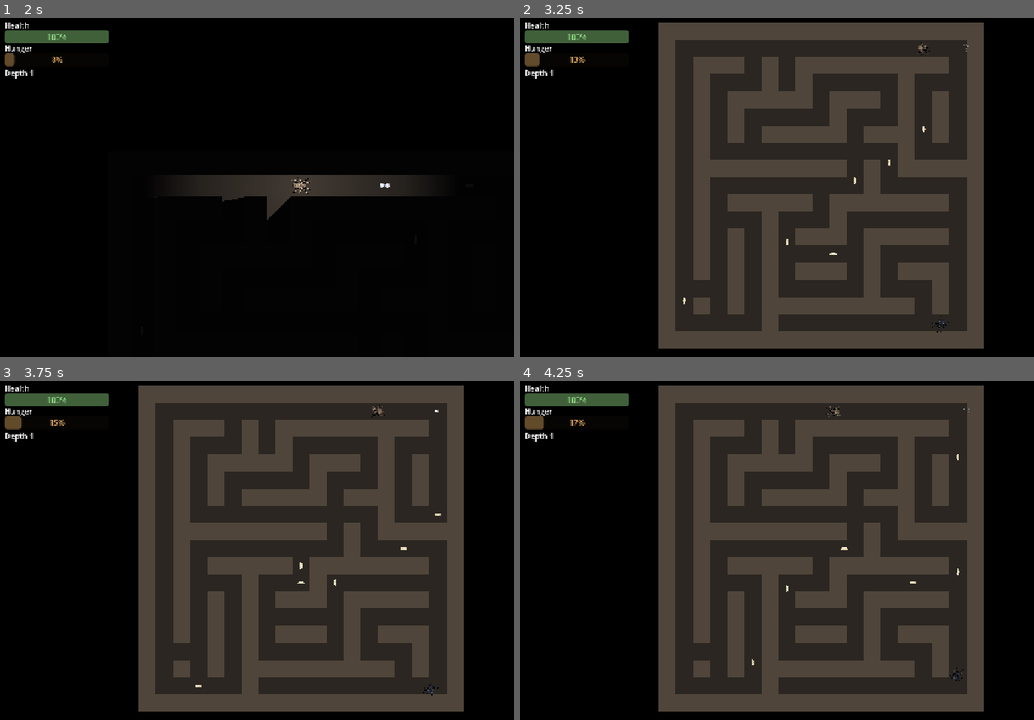
Above: before the commit, frames 1-4 (two rows, left to right).
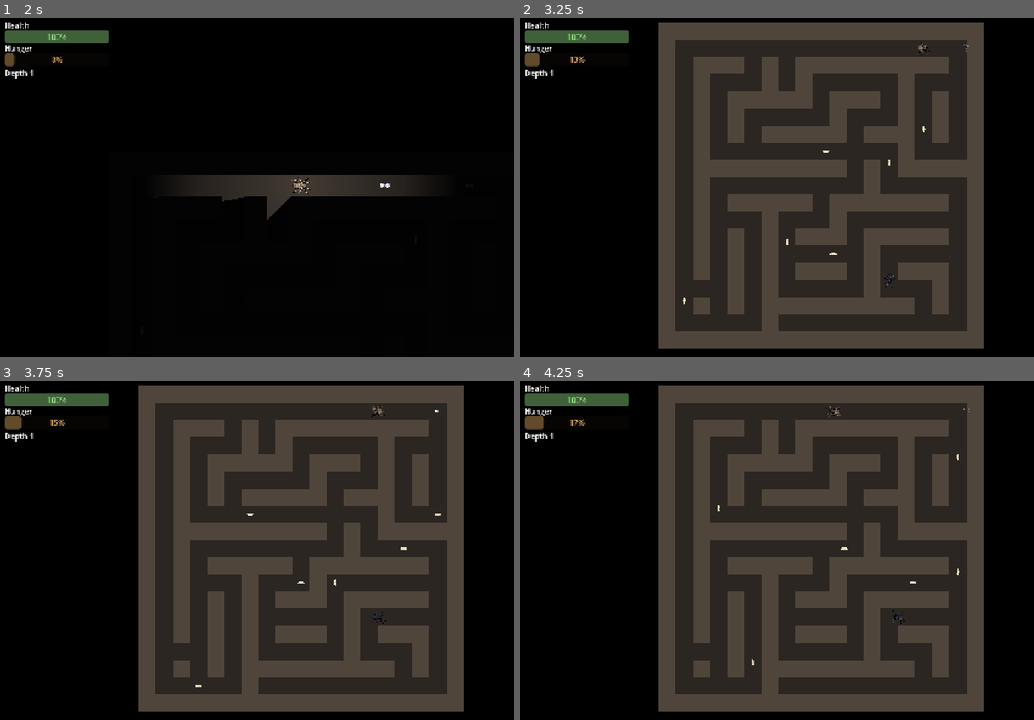
Above: after the commit, the same moments.

Repository: ehix/burrow
Game: Godot game, scene res://world/world.tscn
Same seed, same stepped clock (60 frames per second), same inputs: the game is played once before the commit and once after it.
Inputs (mouse positions are in pixels of both pictures, inside the frame that each line leads up to):
- Up to frame 1 (2 s): tap Enter at 0.5 s; move the mouse to (436, 167) at 0.52 s; hold D (move_right) 0.53-1.25 s; hold Space (fire) 0.53-1.25 s; click (436, 167) at 0.67 s; drag from (179, 201) to (323, 184) at 1.27 s
- Up to frame 2 (3.25 s): move the mouse to (879, 109) at 2.02 s; hold D (move_right) 2.03-2.75 s; hold L (toggle_darkness) 2.03-2.75 s; drag from (792, 255) to (941, 319) at 2.77 s
- Up to frame 3 (3.75 s): tap Space (fire) at 3.5 s; move the mouse to (483, 601) at 3.52 s; hold A (move_left) from 3.53 s (still down); tap Alt at 3.6 s
- Up to frame 4 (4.25 s): keep holding A (move_left)

Frame 1 is identical in both runs. In frame 2, less than 0.1% of the frame differs, in the area x 58-84%, y 39-93%; in frame 3, less than 0.1%; in frame 4, less than 0.1%, in the area x 38-87%, y 36-89%.

Commit message:
Enemy paths on the grid; drop the navmesh
Co-Authored-By: Claude Opus 4.8 <noreply@anthropic.com>
Claude-Session: https://claude.ai/code/session_014WhKpuzmfoxFtBrc5icJUK

Diff:
--- a/entities/enemy/enemy.gd
+++ b/entities/enemy/enemy.gd
@@ -1,12 +1,10 @@
 class_name Enemy
 extends CharacterBody2D
-## The rival spider. A data-driven EnemyType sets its base stats; depth scales
-## them. An enum FSM drives behaviour — patrol / seek_food / chase / flee —
-## pathing over the level's baked navigation. It hungers like the player and can
-## therefore be starved out, not just killed.
-##
-## Transitions are re-evaluated each physics frame from health, hunger, and
-## whether it can see the player; per-state behaviour then acts on that.
+## The rival spider. A data-driven EnemyType sets base stats; depth scales them.
+## An enum FSM drives behaviour — patrol / seek_food / chase / flee — stepping
+## on the maze grid via GridMover. Chase and food-seeking path with the level's
+## AStarGrid2D; patrol and flee step greedily. It hungers like the player, eats
+## larvae by contact, and can be starved out as well as killed.
 
 enum State { PATROL, SEEK_FOOD, CHASE, FLEE }
 
@@ -18,22 +16,32 @@
 @export var flee_health_fraction: float = 0.3
 @export var hungry_fraction: float = 0.6
 @export var repath_interval: float = 0.35
-@export var arrive_distance: float = 12.0
+## Distance at which the enemy eats a larva by contact.
+@export var eat_range: float = 30.0
+## Hunger removed by eating one larva.
+@export var eat_satiation: float = 40.0
 
 @onready var health: HealthComponent = $HealthComponent
 @onready var hunger: HungerComponent = $HungerComponent
-@onready var agent: NavigationAgent2D = $NavigationAgent2D
 @onready var web_emitter: WebEmitter = $WebEmitter
 @onready var trap_placer: TrapPlacer = $TrapPlacer
+@onready var _mover: GridMover = $GridMover
 @onready var facing_visual: Node2D = get_node_or_null("Sprite")
 
 var state: State = State.PATROL
-var move_speed: float = 85.0
 
 var _player: Node2D
+var _level: Node
 var _repath_left := 0.0
 var _facing := Vector2.RIGHT
 var _dead := false
+var _path: Array[Vector2i] = []
+var _path_i := 0
+
+
+## Level calls this right after instancing so the enemy can path on the grid.
+func bind_level(level: Node) -> void:
+	_level = level
 
 
 func _ready() -> void:
@@ -42,18 +50,15 @@
 	_apply_type()
 	health.died.connect(_on_died)
 	_player = get_tree().get_first_node_in_group("player") as Node2D
-	call_deferred("_choose_patrol_target")
 
 
 func _apply_type() -> void:
 	var depth_mult := GameState.depth_scale()
 	if enemy_type != null:
 		health.max_health = enemy_type.max_health * depth_mult
-		move_speed = enemy_type.move_speed * depth_mult
 		hunger.hunger_rate = enemy_type.hunger_rate * depth_mult
 	else:
 		health.max_health *= depth_mult
-		move_speed *= depth_mult
 	health.current_health = health.max_health
 
 
@@ -76,8 +81,6 @@
 		State.PATROL:
 			_do_patrol()
 
-	_advance_along_path()
-
 
 func _update_state() -> void:
 	var next := state
@@ -92,7 +95,8 @@
 
 	if next != state:
 		state = next
-		_repath_left = 0.0 # force an immediate repath on transition
+		_repath_left = 0.0
+		_path = []
 
 
 # --- per-state behaviour ------------------------------------------------------
@@ -101,64 +105,115 @@
 	if _player == null:
 		return
 	if _repath_left <= 0.0:
-		agent.target_position = _player.global_position
+		_set_path_to(_tile_of(_player.global_position))
 		_repath_left = repath_interval
+	_follow_path()
 	var to_player := _player.global_position - global_position
 	if to_player.length() <= attack_range and _has_line_of_sight(_player.global_position):
 		web_emitter.fire(global_position, to_player, self)
 
 
-func _do_flee() -> void:
-	if _repath_left <= 0.0:
-		var away := (global_position - _player.global_position).normalized() if _player != null else Vector2.RIGHT
-		if away == Vector2.ZERO:
-			away = Vector2.RIGHT
-		agent.target_position = global_position + away * 220.0
-		_repath_left = repath_interval
-
-
 func _do_seek_food() -> void:
 	var larva := _nearest_in_group("larvae")
+	if larva == null:
+		_do_patrol()
+		return
+	if global_position.distance_to(larva.global_position) <= eat_range:
+		_eat_larva(larva)
+		return
 	if _repath_left <= 0.0:
-		if larva != null:
-			agent.target_position = larva.global_position
-		else:
-			_choose_patrol_target()
+		_set_path_to(_tile_of(larva.global_position))
 		_repath_left = repath_interval
-	# Lay a trap near prey to actually catch it (traps do the consuming).
-	if larva != null and trap_placer.can_place():
-		if global_position.distance_to(larva.global_position) < 64.0:
-			trap_placer.place(global_position, self)
+	_follow_path()
+
+
+func _do_flee() -> void:
+	if _mover.is_moving():
+		return
+	var away := (global_position - _player.global_position) if _player != null else Vector2.RIGHT
+	if away == Vector2.ZERO:
+		away = Vector2.RIGHT
+	var dir := _dominant(away)
+	if not _mover.try_step(dir):
+		_mover.try_step(_dominant(Vector2(away.y, -away.x))) # try a perpendicular
+	_face(dir)
 
 
 func _do_patrol() -> void:
-	if _repath_left <= 0.0 or agent.is_navigation_finished():
-		_choose_patrol_target()
-		_repath_left = repath_interval
-
-
-# --- movement -----------------------------------------------------------------
-
-func _advance_along_path() -> void:
-	if agent.is_navigation_finished():
-		velocity = Vector2.ZERO
-		move_and_slide()
-		return
-	var next_point := agent.get_next_path_position()
-	var dir := (next_point - global_position).normalized()
-	if dir != Vector2.ZERO:
-		_facing = dir
-		if facing_visual != null:
-			facing_visual.rotation = dir.angle()
-	velocity = dir * move_speed
-	move_and_slide()
-
-
-func _choose_patrol_target() -> void:
-	# A random nudge; the agent clamps it onto the navmesh and paths there.
-	var angle := randf() * TAU
-	var reach := randf_range(80.0, 260.0)
-	agent.target_position = global_position + Vector2.from_angle(angle) * reach
+	if _mover.is_moving():
+		return
+	# Greedy random walk on open tiles.
+	var options: Array[Vector2i] = [Vector2i.UP, Vector2i.RIGHT, Vector2i.DOWN, Vector2i.LEFT]
+	options.shuffle()
+	for d in options:
+		if _mover.try_step(d):
+			_face(d)
+			return
+
+
+# --- grid path following ------------------------------------------------------
+
+func _set_path_to(target_tile: Vector2i) -> void:
+	if _level == null:
+		_path = []
+		return
+	_path = _level.path_tiles(_tile_of(global_position), target_tile)
+	_path_i = 0
+
+
+func _follow_path() -> void:
+	if _mover.is_moving() or _path.is_empty() or _path_i >= _path.size():
+		return
+	var my_tile := _tile_of(global_position)
+	var dir := _step_dir(my_tile, _path[_path_i])
+	if dir == Vector2i.ZERO:
+		_path_i += 1
+		return
+	if _mover.try_step(dir):
+		_face(dir)
+		_path_i += 1
+	else:
+		_path = [] # blocked (e.g. a trap dropped in the lane) — repath next tick
+
+
+## Clamped unit step from `from` toward `to` (cardinal; ties favour x).
+static func _step_dir(from: Vector2i, to: Vector2i) -> Vector2i:
+	var d := to - from
+	if d == Vector2i.ZERO:
+		return Vector2i.ZERO
+	if absi(d.x) >= absi(d.y):
+		return Vector2i(signi(d.x), 0)
+	return Vector2i(0, signi(d.y))
+
+
+func _dominant(v: Vector2) -> Vector2i:
+	if absf(v.x) >= absf(v.y):
+		return Vector2i(int(signf(v.x)), 0)
+	return Vector2i(0, int(signf(v.y)))
+
+
+func _face(dir: Vector2i) -> void:
+	if dir == Vector2i.ZERO:
+		return
+	_facing = Vector2(dir)
+	if facing_visual != null:
+		facing_visual.rotation = _facing.angle()
+
+
+func _tile_of(world: Vector2) -> Vector2i:
+	if _level != null:
+		return _level.tile_of(world)
+	return Vector2i(int(world.x / 48.0), int(world.y / 48.0))
+
+
+# --- eating -------------------------------------------------------------------
+
+func _eat_larva(larva: Node) -> void:
+	if not larva.is_in_group("larvae"):
+		return
+	hunger.satiate(eat_satiation)
+	EventBus.larva_consumed.emit(self, 0.0)
+	larva.queue_free()
 
 
 # --- perception ---------------------------------------------------------------
@@ -192,11 +247,16 @@
 	return best
 
 
+## Apply a web slow to this spider's movement (called by a web shot).
+func apply_web_slow(factor: float, duration: float) -> void:
+	if _mover != null:
+		_mover.apply_slow(factor, duration)
+
+
 func _on_died() -> void:
 	if _dead:
 		return
 	_dead = true
-	velocity = Vector2.ZERO
 	var cause := "starved" if hunger.is_starving() else "killed"
 	EventBus.enemy_defeated.emit(cause)
 	queue_free()
--- a/entities/enemy/enemy.tscn
+++ b/entities/enemy/enemy.tscn
@@ -10,6 +10,7 @@
 [ext_resource type="PackedScene" path="res://entities/web/web_trap.tscn" id="8_trap"]
 [ext_resource type="Resource" path="res://resources/enemies/rival_spider.tres" id="9_type"]
 [ext_resource type="Texture2D" uid="uid://dq3gyd1ch4syh" path="res://assets/sprites/enemy_trapdoor_spider.png" id="10_trapdoor"]
+[ext_resource type="Script" path="res://components/grid_mover.gd" id="11_mover"]
 
 [sub_resource type="CircleShape2D" id="CircleShape2D_body"]
 radius = 10.0
@@ -42,10 +43,10 @@
 starvation_damage_rate = 6.0
 health_path = NodePath("../HealthComponent")
 
-[node name="NavigationAgent2D" type="NavigationAgent2D" parent="."]
-path_desired_distance = 8.0
-target_desired_distance = 12.0
-avoidance_enabled = false
+[node name="GridMover" type="Node" parent="."]
+script = ExtResource("11_mover")
+tile_size = 48
+step_time = 0.16
 
 [node name="WebEmitter" type="Node" parent="."]
 script = ExtResource("4_emitter")
--- /dev/null
+++ b/tests/test_enemy_path.gd
@@ -0,0 +1,12 @@
+extends GutTest
+## The pure step-direction helper the enemy uses to follow a tile path.
+
+
+func test_step_dir_is_a_unit_cardinal_toward_target() -> void:
+	assert_eq(Enemy._step_dir(Vector2i(2, 2), Vector2i(5, 2)), Vector2i.RIGHT)
+	assert_eq(Enemy._step_dir(Vector2i(2, 2), Vector2i(2, 0)), Vector2i.UP)
+	assert_eq(Enemy._step_dir(Vector2i(2, 2), Vector2i(1, 2)), Vector2i.LEFT)
+
+
+func test_step_dir_same_tile_is_zero() -> void:
+	assert_eq(Enemy._step_dir(Vector2i(3, 3), Vector2i(3, 3)), Vector2i.ZERO)
--- a/world/level.gd
+++ b/world/level.gd
@@ -19,7 +19,6 @@
 const DARK_MODULATE := Color(0.05, 0.05, 0.07)
 
 @onready var _canvas_modulate: CanvasModulate = $CanvasModulate
-@onready var _nav_region: NavigationRegion2D = $NavRegion
 @onready var _walls: StaticBody2D = $Walls
 @onready var _occluders: Node2D = $Occluders
 @onready var _renderer: MazeRenderer = $Renderer
@@ -37,7 +36,6 @@
 	_renderer.setup(maze, TILE_SIZE)
 	_build_collision_and_occluders()
 	_astar = GridNav.build(maze, TILE_SIZE)
-	_build_navigation()
 	_spawn_entities()
 	apply_darkness()
 
@@ -105,40 +103,6 @@
 			_occluders.add_child(occ)
 
 
-func _build_navigation() -> void:
-	# Two floor triangles per open tile, sharing corner vertices with adjacent
-	# tiles so the region connects into one walkable navmesh. `verts` is a plain
-	# Array (reference type) so the corner-dedup helper can append to it.
-	var verts: Array[Vector2] = []
-	var index_of := {} # Vector2i grid corner -> vertex index
-	var polys: Array[PackedInt32Array] = []
-	for y in maze.height:
-		for x in maze.width:
-			if not maze.is_open(x, y):
-				continue
-			var a := _corner_index(Vector2i(x, y), verts, index_of)
-			var b := _corner_index(Vector2i(x + 1, y), verts, index_of)
-			var c := _corner_index(Vector2i(x + 1, y + 1), verts, index_of)
-			var d := _corner_index(Vector2i(x, y + 1), verts, index_of)
-			polys.append(PackedInt32Array([a, b, c]))
-			polys.append(PackedInt32Array([a, c, d]))
-
-	var nav := NavigationPolygon.new()
-	nav.set_vertices(PackedVector2Array(verts))
-	for poly in polys:
-		nav.add_polygon(poly)
-	_nav_region.navigation_polygon = nav
-
-
-func _corner_index(grid: Vector2i, verts: Array[Vector2], index_of: Dictionary) -> int:
-	if index_of.has(grid):
-		return index_of[grid]
-	var idx := verts.size()
-	verts.push_back(Vector2(grid.x * TILE_SIZE, grid.y * TILE_SIZE))
-	index_of[grid] = idx
-	return idx
-
-
 func _spawn_entities() -> void:
 	# Player at the top-left cell, enemy at the far bottom-right cell.
 	var player_cell := Vector2i(1, 1)
@@ -150,6 +114,7 @@
 
 	enemy = EnemyScene.instantiate()
 	enemy.position = _tile_centre(enemy_cell.x, enemy_cell.y)
+	enemy.bind_level(self)
 	_entities.add_child(enemy)
 
 	_spawn_larvae([player_cell, enemy_cell])
--- a/world/level.tscn
+++ b/world/level.tscn
@@ -12,8 +12,6 @@
 [node name="Renderer" type="Node2D" parent="."]
 script = ExtResource("2_renderer")
 
-[node name="NavRegion" type="NavigationRegion2D" parent="."]
-
 [node name="Walls" type="StaticBody2D" parent="."]
 collision_layer = 1
 collision_mask = 0
Not shown: 1 places in entities/enemy/enemy.tscn that only renumber resources
Not shown, added: tests/test_enemy_path.gd.uid
